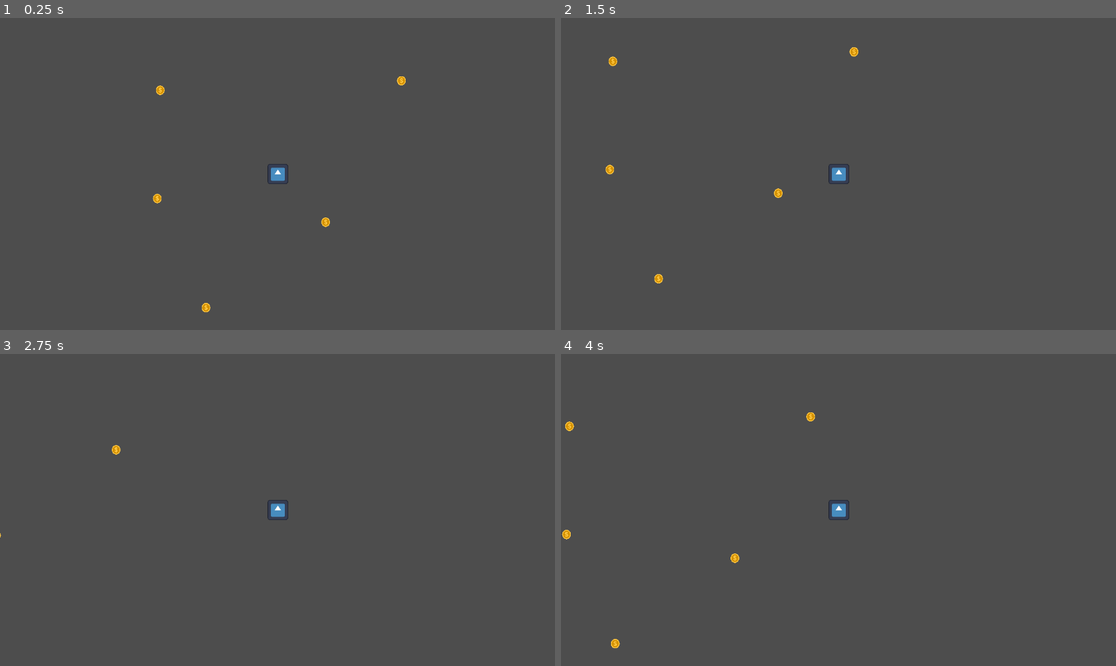
Above: before the commit, frames 1-4 (two rows, left to right).
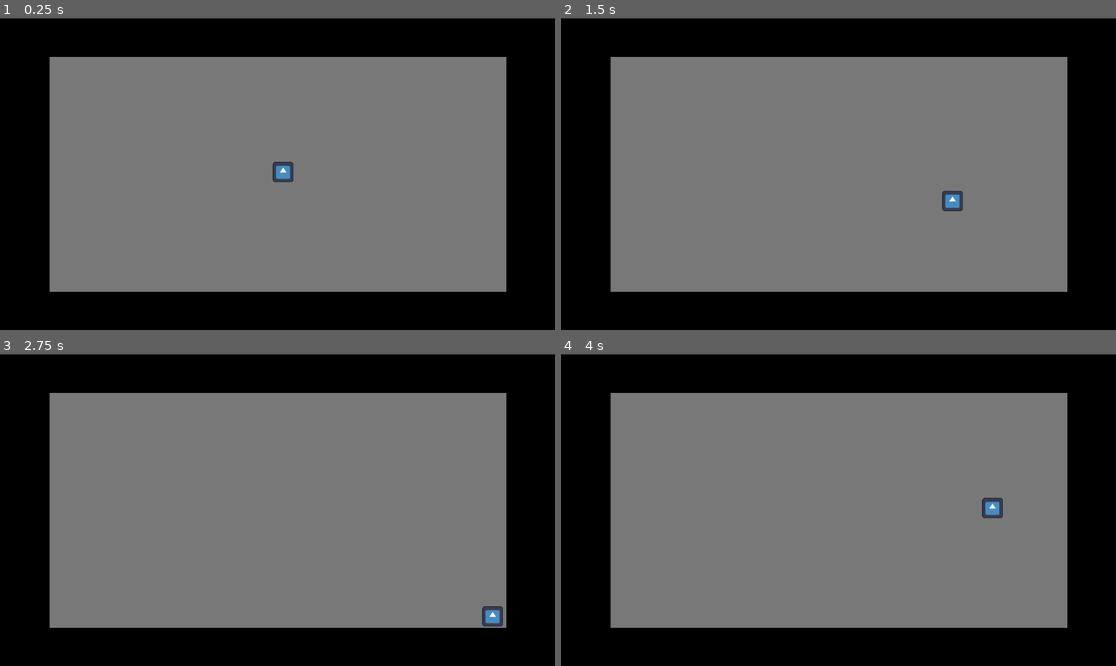
Above: after the commit, the same moments.

Repository: rodrigoq005/short-puzzle-game
Game: Godot game, scene res://Scenes/StartingRoom.tscn
Two runs of this game, one before a commit and one after it. Both use one fixed random seed, a clock stepped at 60 frames per second and the inputs below. Before the commit the project starts from res://Scenes/MainScene.tscn. The engine's default icon, where the game draws it, is replaced by a stand-in: a white triangle on a blue panel in a dark square.
Inputs:
- Up to frame 1 (0.25 s): no input
- Up to frame 2 (1.5 s): tap Enter at 0.5 s; hold Right (ui_right) 0.53-1.28 s; tap E (interact) at 0.6, 1.35 s; hold Down (ui_down) from 1.28 s (still down)
- Up to frame 3 (2.75 s): release Down (ui_down) at 2.03 s; hold Right (ui_right) from 2.03 s (still down); tap E (interact) at 2.1 s
- Up to frame 4 (4 s): release Right (ui_right) at 2.78 s; hold Up (ui_up) 2.78-3.53 s; tap E (interact) at 2.85, 3.6 s; hold Left (ui_left) from 3.53 s (still down)

The runs differ from the first frame. In frame 1, 100% of the frame differs, in the area x 0-100%, y 0-100%; in frame 2, 100%; in frame 3, 100%; in frame 4, 100%.

Commit message:
New scenes and additional controls
Created the four scenes/room files needed for this project, a basic, empty starting room with borders, added WASD to movement options, and added space as an additional interact option

Diff:
--- /dev/null
+++ b/Scenes/FinalRoom.tscn
@@ -0,0 +1,3 @@
+[gd_scene format=3 uid="uid://btl5aodnsdlo4"]
+
+[node name="FinalRoom" type="Node2D" unique_id=886498916]
--- /dev/null
+++ b/Scenes/Puzzle_1.tscn
@@ -0,0 +1,3 @@
+[gd_scene format=3 uid="uid://cf4yg26kp7psn"]
+
+[node name="Puzzle1" type="Node2D" unique_id=915340702]
--- /dev/null
+++ b/Scenes/Puzzle_2.tscn
@@ -0,0 +1,3 @@
+[gd_scene format=3 uid="uid://d0nu17xejhoq3"]
+
+[node name="Puzzle2" type="Node2D" unique_id=935435261]
--- /dev/null
+++ b/Scenes/StartingRoom.tscn
@@ -0,0 +1,87 @@
+[gd_scene format=3 uid="uid://ti5yvttpipx3"]
+
+[ext_resource type="Script" uid="uid://dmyl51gb74yx4" path="res://Scripts/Player.gd" id="1_ep3je"]
+[ext_resource type="Texture2D" uid="uid://j6x525rh6jvk" path="res://images/icon.svg" id="2_geepv"]
+
+[sub_resource type="RectangleShape2D" id="RectangleShape2D_20a07"]
+size = Vector2(42, 41)
+
+[sub_resource type="CircleShape2D" id="CircleShape2D_had0j"]
+radius = 81.055534
+
+[sub_resource type="WorldBoundaryShape2D" id="WorldBoundaryShape2D_ep3je"]
+normal = Vector2(1, 0)
+
+[node name="StartingRoom" type="Node2D" unique_id=2036018846]
+position = Vector2(587, 320)
+
+[node name="Player" type="CharacterBody2D" parent="." unique_id=1738192092]
+script = ExtResource("1_ep3je")
+
+[node name="CollisionShape2D" type="CollisionShape2D" parent="Player" unique_id=54391425]
+shape = SubResource("RectangleShape2D_20a07")
+
+[node name="Sprite2D" type="Sprite2D" parent="Player" unique_id=1939048485]
+position = Vector2(0.7499981, 9.536743e-07)
+scale = Vector2(0.3320312, 0.328125)
+texture = ExtResource("2_geepv")
+
+[node name="InteractionDetector" type="Area2D" parent="Player" unique_id=416048464]
+light_mask = 2
+visibility_layer = 2
+
+[node name="CollisionShape2D" type="CollisionShape2D" parent="Player/InteractionDetector" unique_id=1299537657]
+shape = SubResource("CircleShape2D_had0j")
+
+[node name="ColorRect" type="ColorRect" parent="." unique_id=277335128]
+z_index = -1
+offset_left = -484.0
+offset_top = -239.0
+offset_right = 464.0
+offset_bottom = 249.0
+color = Color(0.47007585, 0.47007585, 0.47007585, 1)
+
+[node name="Background" type="ColorRect" parent="." unique_id=1014508306]
+z_index = -2
+offset_left = -587.0
+offset_top = -319.0
+offset_right = 567.0
+offset_bottom = 328.0
+color = Color(0, 0, 0, 1)
+
+[node name="Left" type="StaticBody2D" parent="." unique_id=88182740]
+visible = false
+
+[node name="CollisionShape2D" type="CollisionShape2D" parent="Left" unique_id=1656997598]
+position = Vector2(-484, -26)
+shape = SubResource("WorldBoundaryShape2D_ep3je")
+
+[node name="Top" type="StaticBody2D" parent="." unique_id=1331085589]
+visible = false
+position = Vector2(-374.206, -142.01833)
+
+[node name="CollisionShape2D" type="CollisionShape2D" parent="Top" unique_id=1103214167]
+position = Vector2(368.206, -96.981674)
+rotation = 1.5707964
+shape = SubResource("WorldBoundaryShape2D_ep3je")
+
+[node name="Right" type="StaticBody2D" parent="." unique_id=1673460575]
+visible = false
+position = Vector2(-305.28372, -79.92619)
+
+[node name="CollisionShape2D" type="CollisionShape2D" parent="Right" unique_id=1737828315]
+position = Vector2(769.2837, 53.92621)
+rotation = 3.1415927
+shape = SubResource("WorldBoundaryShape2D_ep3je")
+
+[node name="Bottom" type="StaticBody2D" parent="." unique_id=261879298]
+visible = false
+position = Vector2(-271.75397, -39.566315)
+
+[node name="CollisionShape2D" type="CollisionShape2D" parent="Bottom" unique_id=1379768626]
+position = Vector2(261.75403, 289.56635)
+rotation = 4.712389
+shape = SubResource("WorldBoundaryShape2D_ep3je")
+
+[connection signal="area_entered" from="Player/InteractionDetector" to="Player" method="_on_interaction_detector_area_entered"]
+[connection signal="area_exited" from="Player/InteractionDetector" to="Player" method="_on_interaction_detector_area_exited"]
--- a/project.godot
+++ b/project.godot
@@ -11,15 +11,48 @@
 [application]
 
 config/name="Homework 4"
-run/main_scene="uid://dwi8uuxngp2bn"
+run/main_scene="uid://ti5yvttpipx3"
 config/features=PackedStringArray("4.6", "GL Compatibility")
 config/icon="res://images/icon.svg"
 
 [input]
 
+ui_left={
+"deadzone": 0.5,
+"events": [Object(InputEventKey,"resource_local_to_scene":false,"resource_name":"","device":0,"window_id":0,"alt_pressed":false,"shift_pressed":false,"ctrl_pressed":false,"meta_pressed":false,"pressed":false,"keycode":4194319,"physical_keycode":0,"key_label":0,"unicode":0,"location":0,"echo":false,"script":null)
+, Object(InputEventJoypadButton,"resource_local_to_scene":false,"resource_name":"","device":-1,"button_index":13,"pressure":0.0,"pressed":false,"script":null)
+, Object(InputEventJoypadMotion,"resource_local_to_scene":false,"resource_name":"","device":-1,"axis":0,"axis_value":-1.0,"script":null)
+, Object(InputEventKey,"resource_local_to_scene":false,"resource_name":"","device":-1,"window_id":0,"alt_pressed":false,"shift_pressed":false,"ctrl_pressed":false,"meta_pressed":false,"pressed":false,"keycode":0,"physical_keycode":65,"key_label":0,"unicode":97,"location":0,"echo":false,"script":null)
+]
+}
+ui_right={
+"deadzone": 0.5,
+"events": [Object(InputEventKey,"resource_local_to_scene":false,"resource_name":"","device":0,"window_id":0,"alt_pressed":false,"shift_pressed":false,"ctrl_pressed":false,"meta_pressed":false,"pressed":false,"keycode":4194321,"physical_keycode":0,"key_label":0,"unicode":0,"location":0,"echo":false,"script":null)
+, Object(InputEventJoypadButton,"resource_local_to_scene":false,"resource_name":"","device":-1,"button_index":14,"pressure":0.0,"pressed":false,"script":null)
+, Object(InputEventJoypadMotion,"resource_local_to_scene":false,"resource_name":"","device":-1,"axis":0,"axis_value":1.0,"script":null)
+, Object(InputEventKey,"resource_local_to_scene":false,"resource_name":"","device":-1,"window_id":0,"alt_pressed":false,"shift_pressed":false,"ctrl_pressed":false,"meta_pressed":false,"pressed":false,"keycode":0,"physical_keycode":68,"key_label":0,"unicode":100,"location":0,"echo":false,"script":null)
+]
+}
+ui_up={
+"deadzone": 0.5,
+"events": [Object(InputEventKey,"resource_local_to_scene":false,"resource_name":"","device":0,"window_id":0,"alt_pressed":false,"shift_pressed":false,"ctrl_pressed":false,"meta_pressed":false,"pressed":false,"keycode":4194320,"physical_keycode":0,"key_label":0,"unicode":0,"location":0,"echo":false,"script":null)
+, Object(InputEventJoypadButton,"resource_local_to_scene":false,"resource_name":"","device":-1,"button_index":11,"pressure":0.0,"pressed":false,"script":null)
+, Object(InputEventJoypadMotion,"resource_local_to_scene":false,"resource_name":"","device":-1,"axis":1,"axis_value":-1.0,"script":null)
+, Object(InputEventKey,"resource_local_to_scene":false,"resource_name":"","device":-1,"window_id":0,"alt_pressed":false,"shift_pressed":false,"ctrl_pressed":false,"meta_pressed":false,"pressed":false,"keycode":0,"physical_keycode":87,"key_label":0,"unicode":119,"location":0,"echo":false,"script":null)
+]
+}
+ui_down={
+"deadzone": 0.5,
+"events": [Object(InputEventKey,"resource_local_to_scene":false,"resource_name":"","device":0,"window_id":0,"alt_pressed":false,"shift_pressed":false,"ctrl_pressed":false,"meta_pressed":false,"pressed":false,"keycode":4194322,"physical_keycode":0,"key_label":0,"unicode":0,"location":0,"echo":false,"script":null)
+, Object(InputEventJoypadButton,"resource_local_to_scene":false,"resource_name":"","device":-1,"button_index":12,"pressure":0.0,"pressed":false,"script":null)
+, Object(InputEventJoypadMotion,"resource_local_to_scene":false,"resource_name":"","device":-1,"axis":1,"axis_value":1.0,"script":null)
+, Object(InputEventKey,"resource_local_to_scene":false,"resource_name":"","device":-1,"window_id":0,"alt_pressed":false,"shift_pressed":false,"ctrl_pressed":false,"meta_pressed":false,"pressed":false,"keycode":0,"physical_keycode":83,"key_label":0,"unicode":115,"location":0,"echo":false,"script":null)
+]
+}
 interact={
 "deadzone": 0.2,
 "events": [Object(InputEventKey,"resource_local_to_scene":false,"resource_name":"","device":0,"window_id":0,"alt_presse …(189 unchanged characters)…
+, Object(InputEventKey,"resource_local_to_scene":false,"resource_name":"","device":-1,"window_id":0,"alt_pressed":false,"shift_pressed":false,"ctrl_pressed":false,"meta_pressed":false,"pressed":false,"keycode":0,"physical_keycode":32,"key_label":0,"unicode":32,"location":0,"echo":false,"script":null)
 ]
 }
 
Renamed: Scenes/MainScene.tscn -> Scenes/TESTscene.tscn
